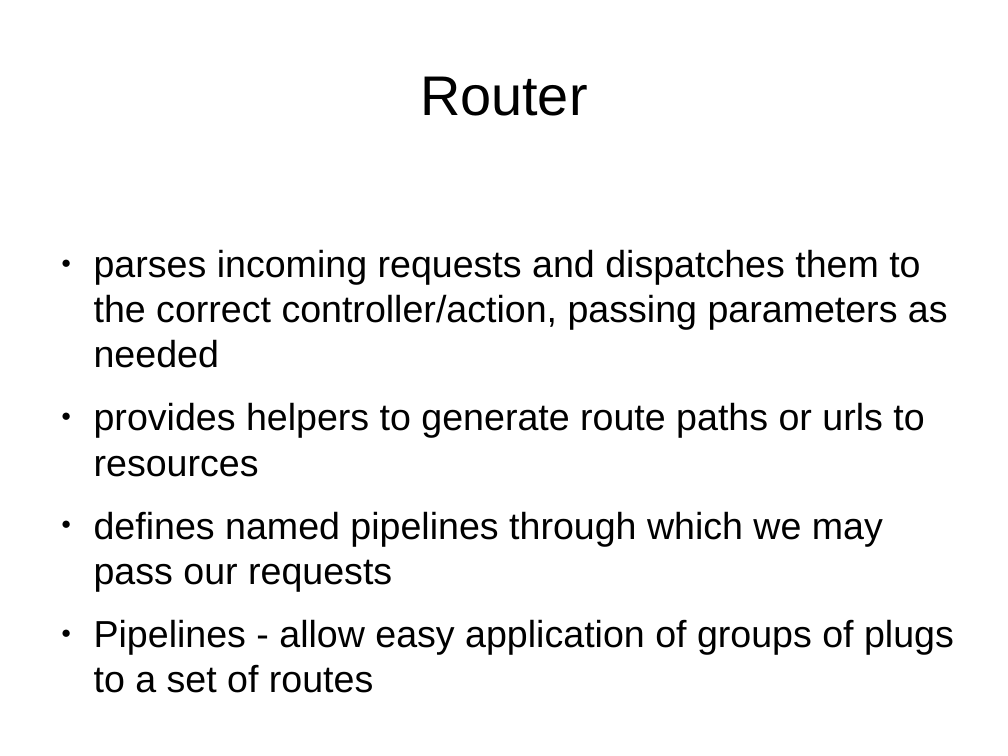
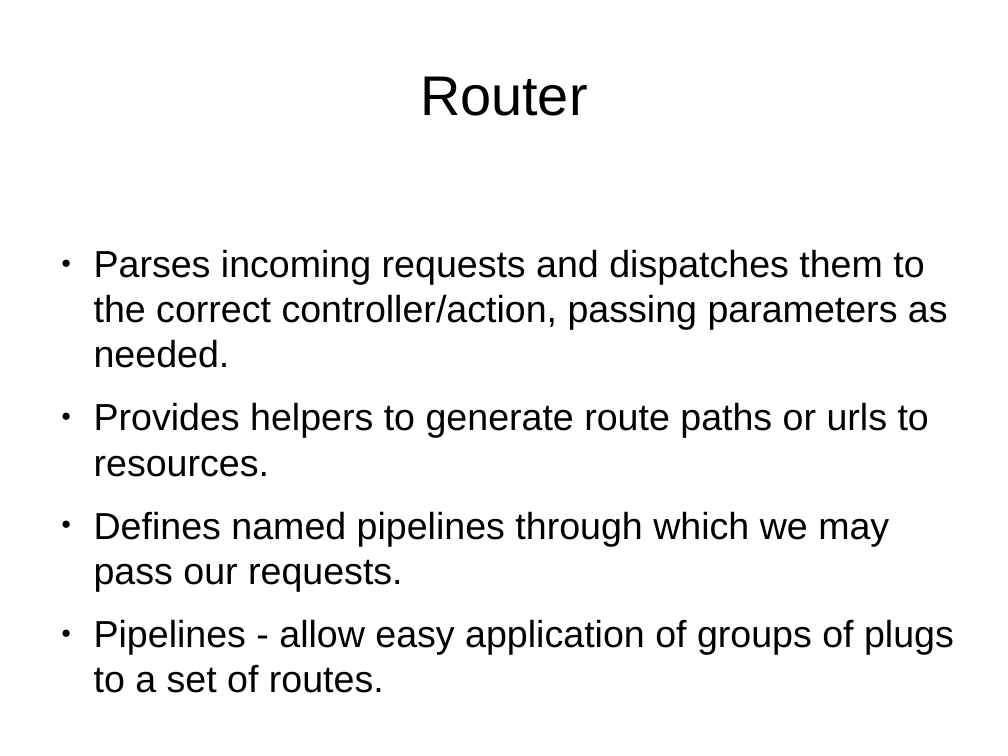
Before and after one commit to ramortegui/talks, a slide deck: slide 11 of odps/working_with_phoenix.odp. Drawn at 1008x756 pixels with LibreOffice and Linux fonts; fonts in the diff are those of the drawing. Boxes give left, top, right and bottom in pixels: in the first picture for what was removed or moved away, otherwise in the second. Text is boxed around its words. In the diff, an @@ line names an element or a change of style, - is before the commit and + after.

Commit message:
Update info about plugs.

```diff
--- a/odps/working_with_phoenix.odp
+++ b/odps/working_with_phoenix.odp
@@ text at box(94, 249, 954, 693): text changed @@
-● parses incoming requests and dispatches them to the correct controller/action, passing parameters as needed
-● provides helpers to generate route paths or urls to resources
-● defines named pipelines through which we may pass our requests
-● Pipelines - allow easy application of groups of plugs to a set of routes
+● Parses incoming requests and dispatches them to the correct controller/action, passing parameters as needed.
+● Provides helpers to generate route paths or urls to resources.
+● Defines named pipelines through which we may pass our requests.
+● Pipelines - allow easy application of groups of plugs to a set of routes.
```
Also in this commit, not shown: 18 other slides changed, 1 slide added, 1 slide removed.
